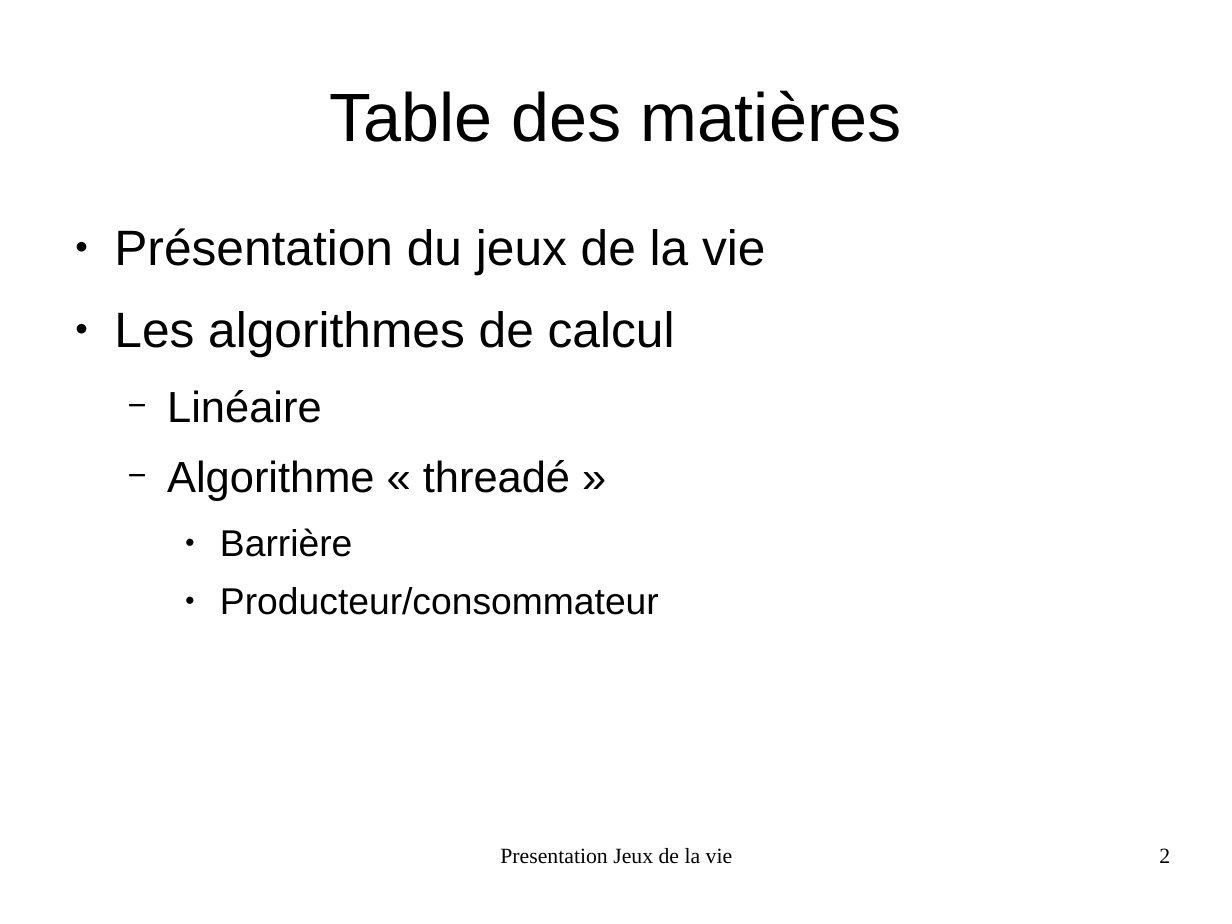
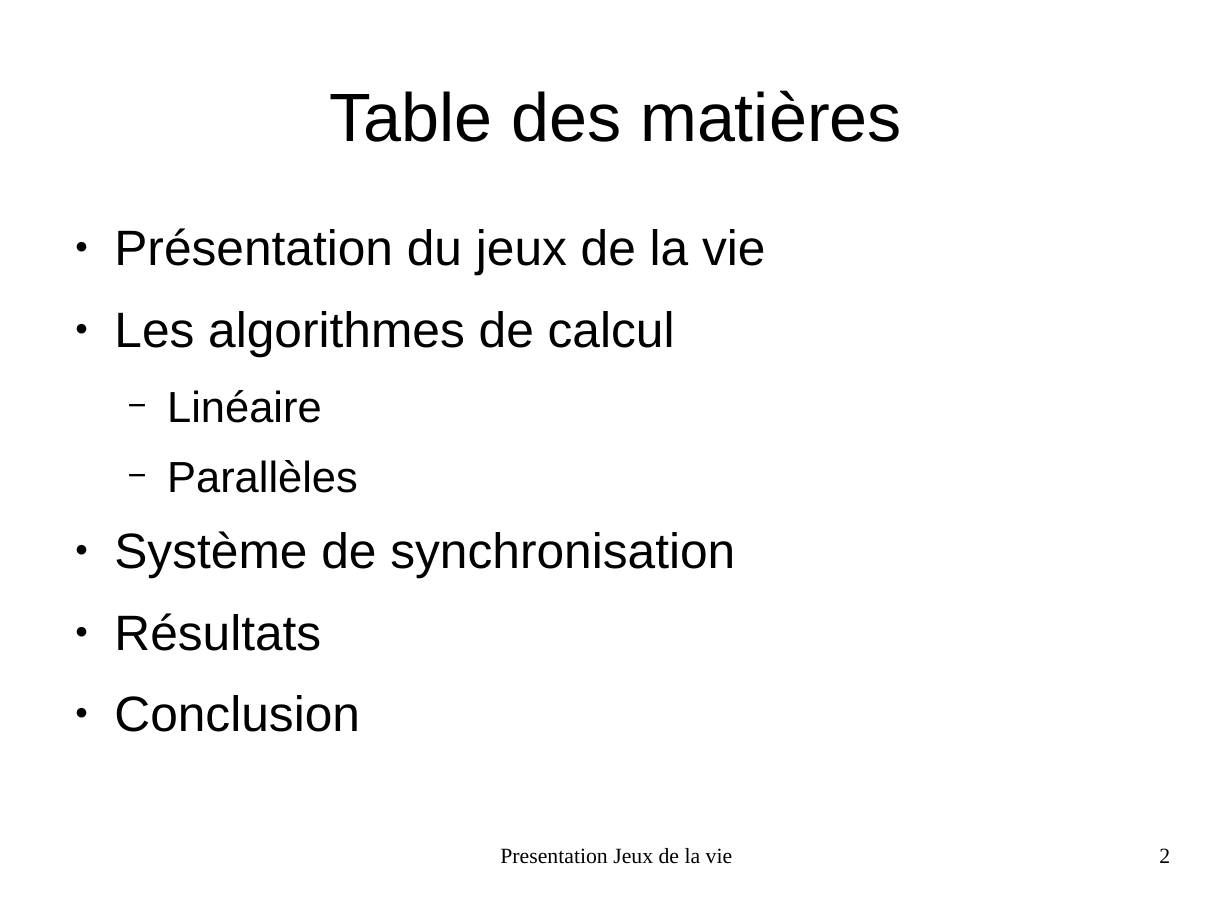
Before and after one commit to FabienInspiron/lifegame, a slide deck: slide 2 of Rapport/Presentation.odp. Drawn at 1232x924 pixels with LibreOffice and Linux fonts; fonts in the diff are those of the drawing. Boxes give left, top, right and bottom in pixels: in the first picture for what was removed or moved away, otherwise in the second. Text is boxed around its words. In the diff, an @@ line names an element or a change of style, - is before the commit and + after.

```diff
--- a/Rapport/Presentation.odp
+++ b/Rapport/Presentation.odp
@@ text at (x1=114, y1=460, x2=735, y2=732): text changed; size 24 to 32 pt @@
-  − Algorithme « threadé »
-    ● Barrière
-    ● Producteur/consommateur
+  − Parallèles
+● Système de synchronisation
+● Résultats
+● Conclusion
```
Also in this commit, not shown: 2 other slides changed, 1 other file.
